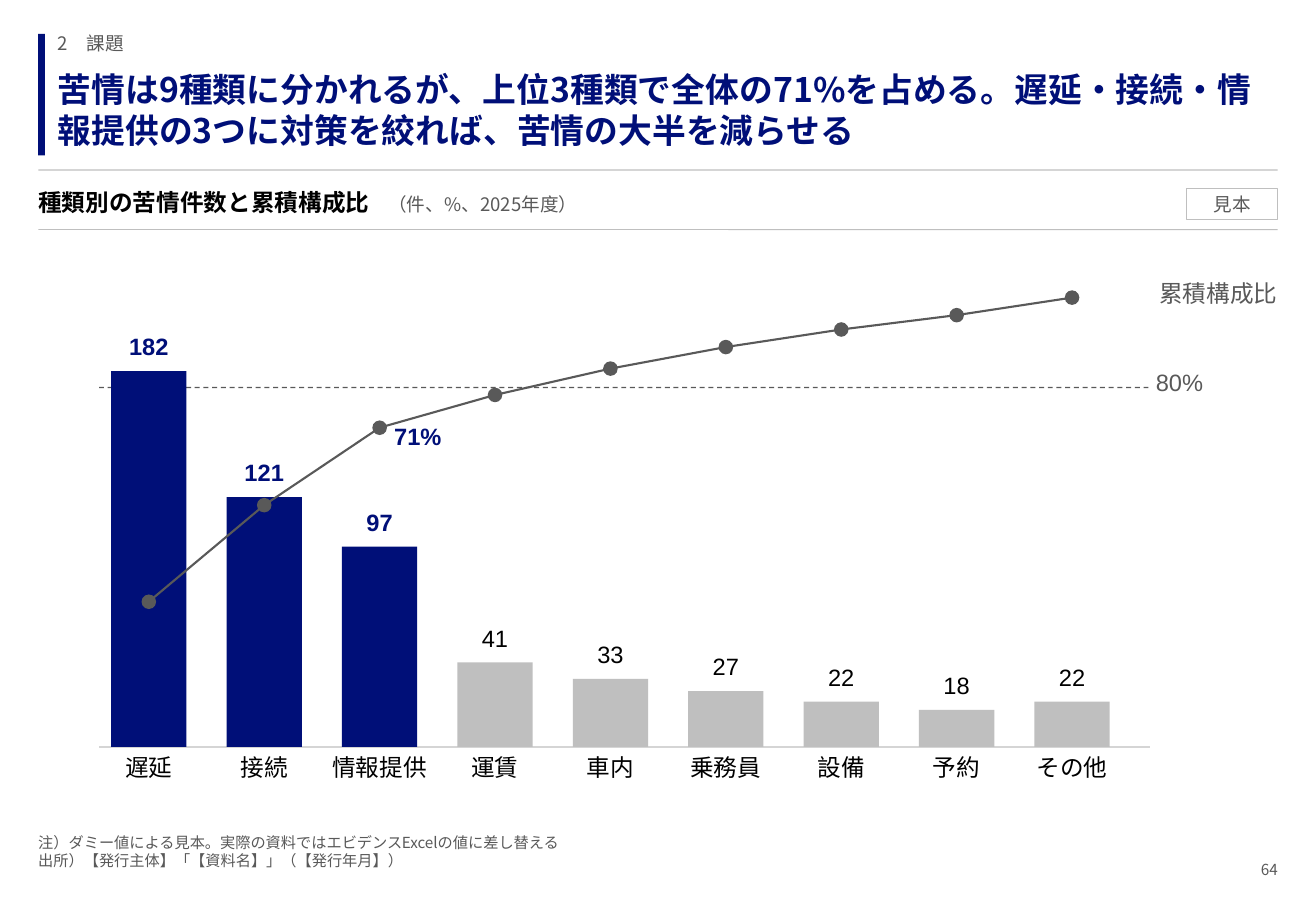
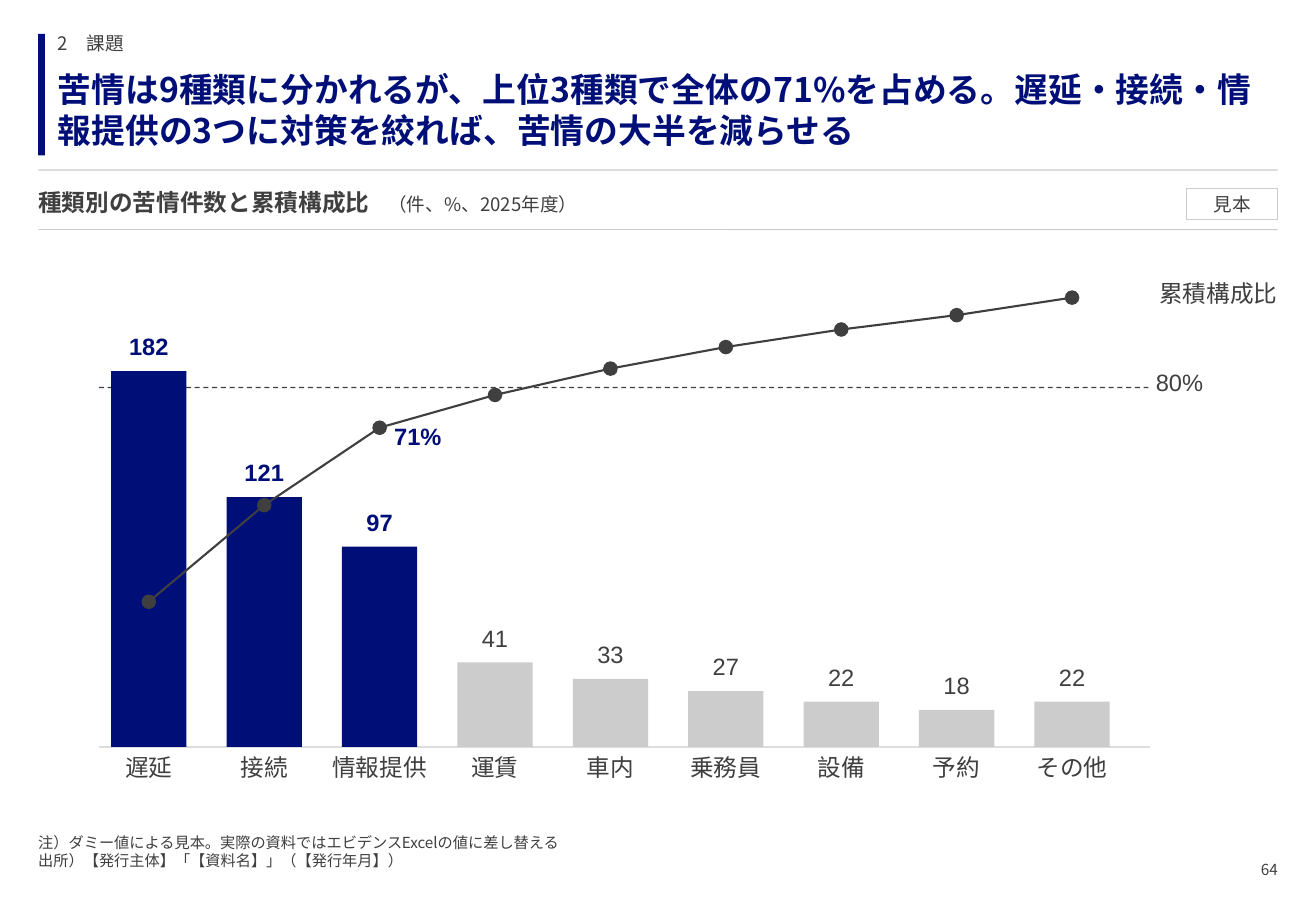
Before and after one commit to GontaHH/slide_builder, a slide deck: slide 64 of patterns/pattern-deck.pptx. Drawn at 1316x911 pixels with LibreOffice and Linux fonts; fonts in the diff are those of the drawing. Boxes give left, top, right and bottom in pixels: in the first picture for what was removed or moved away, otherwise in the second. Text is boxed around its words. In the diff, an @@ line names an element or a change of style, - is before the commit and + after.

```diff
--- a/patterns/pattern-deck.pptx
+++ b/patterns/pattern-deck.pptx
@@ text "種類別の苦情件数と累積構成比 （件、%、2025年度）" at [38, 191, 577, 213]: text colour #000000 to #3F3F3F in "種類別の苦情件数と累積構成比"; text colour #595959 to #3F3F3F in "（件、%、2025年度）" @@
@@ rectangle "見本" at [1187, 188, 1278, 220]: text colour #595959 to #3F3F3F; outline #BFBFBF 0.75 pt to #CCCCCC 0.75 pt @@
@@ line (958, 315) - (1072, 298): stroke #595959 1.25 pt to #3F3F3F 1.25 pt @@
@@ fill #595959 to #3F3F3F in 9 elements at [142, 594, 157, 609], [258, 498, 272, 513], [372, 420, 386, 435], [487, 388, 502, 402], [603, 361, 617, 375], [719, 340, 734, 355], [835, 322, 849, 337], [950, 307, 965, 322], [1066, 290, 1080, 305] @@
@@ text colour #595959 to #3F3F3F in 5 elements at [58, 34, 124, 52], [38, 835, 559, 868], [1261, 863, 1278, 875], [1156, 374, 1203, 392], [1159, 282, 1277, 304] @@
@@ line (725, 348) - (841, 329): stroke #595959 1.25 pt to #3F3F3F 1.25 pt @@
@@ line (841, 329) - (958, 315): stroke #595959 1.25 pt to #3F3F3F 1.25 pt @@
@@ line (611, 368) - (725, 348): stroke #595959 1.25 pt to #3F3F3F 1.25 pt @@
@@ line (98, 388) - (1150, 388): stroke #595959 0.75 pt dashed to #3F3F3F 0.75 pt dashed @@
@@ line (496, 395) - (611, 368): stroke #595959 1.25 pt to #3F3F3F 1.25 pt @@
@@ line (379, 428) - (496, 395): stroke #595959 1.25 pt to #3F3F3F 1.25 pt @@
@@ line (264, 505) - (379, 428): stroke #595959 1.25 pt to #3F3F3F 1.25 pt @@
@@ line (149, 601) - (264, 505): stroke #595959 1.25 pt to #3F3F3F 1.25 pt @@
@@ text colour #000000 to #3F3F3F in 15 elements at [125, 756, 172, 778], [240, 756, 287, 778], [332, 756, 427, 778], [482, 630, 508, 647], [471, 756, 518, 778], [597, 646, 623, 664], [587, 756, 634, 778], [713, 658, 739, 675], [690, 756, 761, 778], [828, 669, 854, 686], [818, 756, 865, 778], [943, 677, 969, 694], [933, 756, 980, 778], [1059, 669, 1085, 686], [1036, 756, 1107, 778] @@
```
Also in this commit, not shown: 104 other slides changed, 12 other files.
